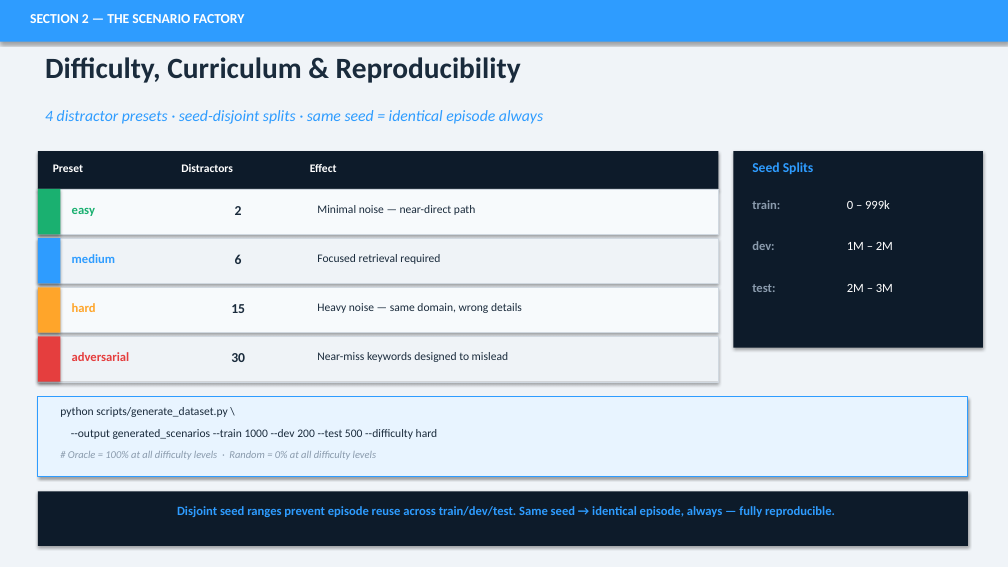
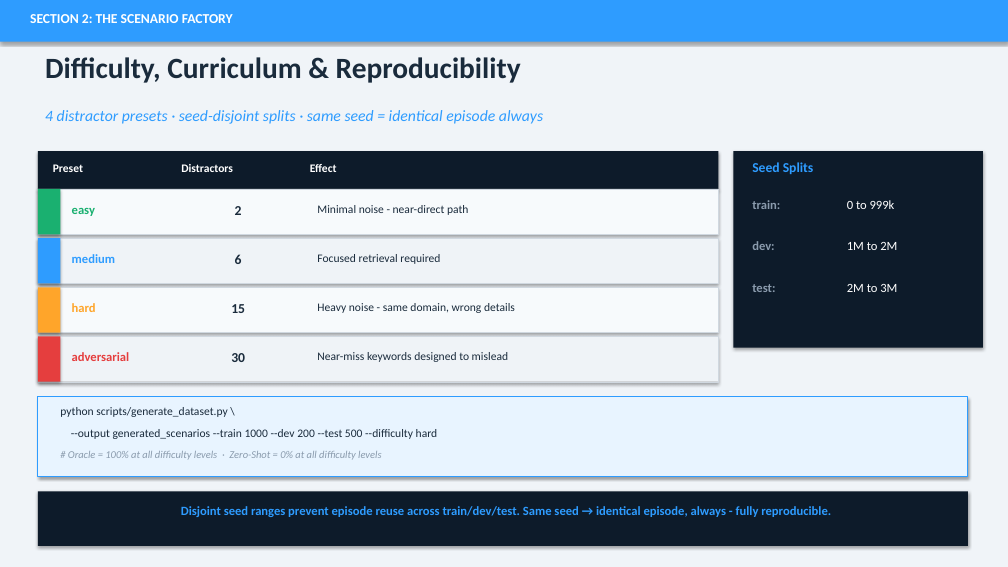
Before and after one commit to Gourang5/enterprise-marl-benchmark, a slide deck: slide 19 of deliverables/enterprise_marl_benchmark.pptx. Drawn at 1008x567 pixels with LibreOffice and Linux fonts; fonts in the diff are those of the drawing. Boxes give left, top, right and bottom in pixels: in the first picture for what was removed or moved away, otherwise in the second. Text is boxed around its words. In the diff, an @@ line names an element or a change of style, - is before the commit and + after.

```diff
--- a/deliverables/enterprise_marl_benchmark.pptx
+++ b/deliverables/enterprise_marl_benchmark.pptx
@@ text at (30, 14, 233, 23): text changed @@
-SECTION 2 — THE SCENARIO FACTORY
+SECTION 2: THE SCENARIO FACTORY
@@ text at (317, 205, 468, 215): text changed @@
-Minimal noise — near-direct path
+Minimal noise - near-direct path
@@ text at (847, 200, 895, 209): text changed @@
-0 – 999k
+0 to 999k
@@ text at (847, 242, 897, 250): text changed @@
-1M – 2M
+1M to 2M
@@ text at (847, 284, 897, 292): text changed @@
-2M – 3M
+2M to 3M
@@ text at (317, 303, 515, 313): text changed @@
-Heavy noise — same domain, wrong details
+Heavy noise - same domain, wrong details
@@ text at (68, 451, 381, 460): text changed @@
-# Oracle = 100% at all difficulty levels · Random = 0% at all difficulty levels
+# Oracle = 100% at all difficulty levels · Zero-Shot = 0% at all difficulty levels
@@ text at (181, 506, 831, 517): text changed @@
-Disjoint seed ranges prevent episode reuse across train/dev/test. Same seed → identical episode, always — fully reproducible.
+Disjoint seed ranges prevent episode reuse across train/dev/test. Same seed → identical episode, always - fully reproducible.
```
Also in this commit, not shown: 18 other slides changed, 1 other file.
